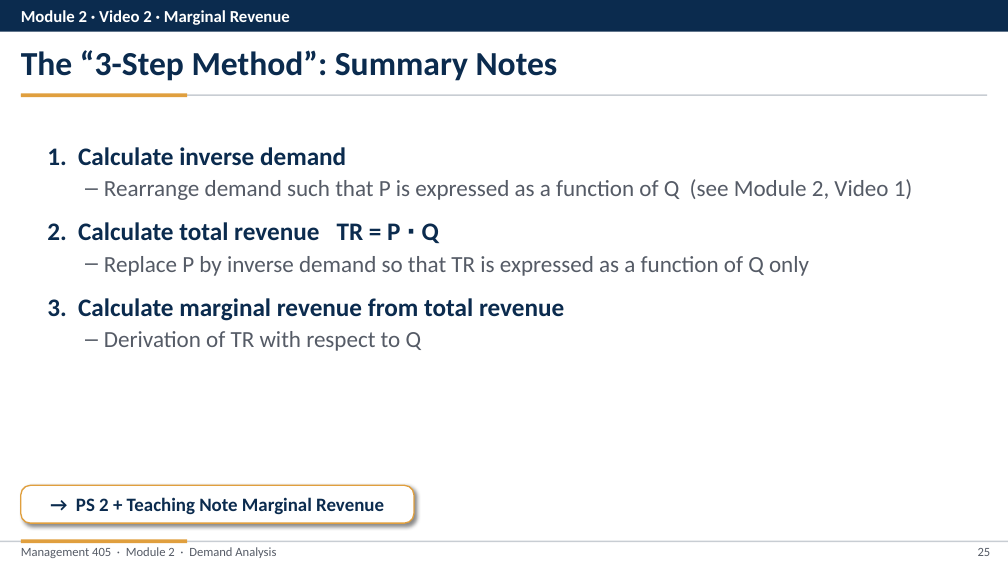
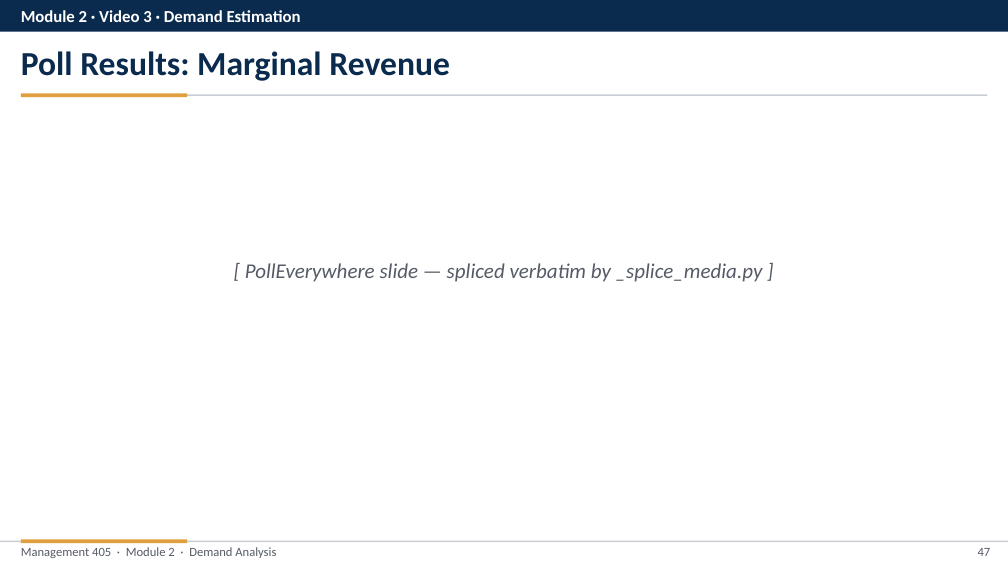
Before and after one commit to nvoigtla/Teaching, a slide deck: slide 47 of 405 Slide Revisions 2026/Module 2/Module 2 - Video Part Revised.pptx (slide 25 before the commit). Drawn at 1008x567 pixels with LibreOffice and Linux fonts; fonts in the diff are those of the drawing. Boxes give left, top, right and bottom in pixels: in the first picture for what was removed or moved away, otherwise in the second. Text is boxed around its words. In the diff, an @@ line names an element or a change of style, - is before the commit and + after.

```diff
--- a/405 Slide Revisions 2026/Module 2/Module 2 - Video Part Revised.pptx
+++ b/405 Slide Revisions 2026/Module 2/Module 2 - Video Part Revised.pptx
@@ text at (x1=21, y1=10, x2=301, y2=22): text changed @@
-Module 2 · Video 2 · Marginal Revenue
+Module 2 · Video 3 · Demand Estimation
@@ text at (x1=21, y1=51, x2=450, y2=81): text changed @@
-The “3-Step Method”: Summary Notes
+Poll Results: Marginal Revenue
@@ text removed at (x1=47, y1=147, x2=913, y2=351) @@
-1. Calculate inverse demand
-  – Rearrange demand such that P is expressed as a function of Q (see Module 2, Video 1)
-2. Calculate total revenue TR = P ∙ Q
-  – Replace P by inverse demand so that TR is expressed as a function of Q only
-3. Calculate marginal revenue from total revenue
-  – Derivation of TR with respect to Q
@@ text added at (x1=245, y1=263, x2=763, y2=282), 20 pt, text #555B66, italic @@
+[ PollEverywhere slide — spliced verbatim by _splice_media.py ]
@@ rounded rectangle removed at (x1=21, y1=485, x2=414, y2=523) @@
-→ PS 2 + Teaching Note Marginal Revenue
@@ page number at (x1=978, y1=548, x2=991, y2=556): text changed @@
-25
+47
```
Also in this commit, not shown: 43 other slides changed, 5 slides added, 5 slides removed, 20 other files.
